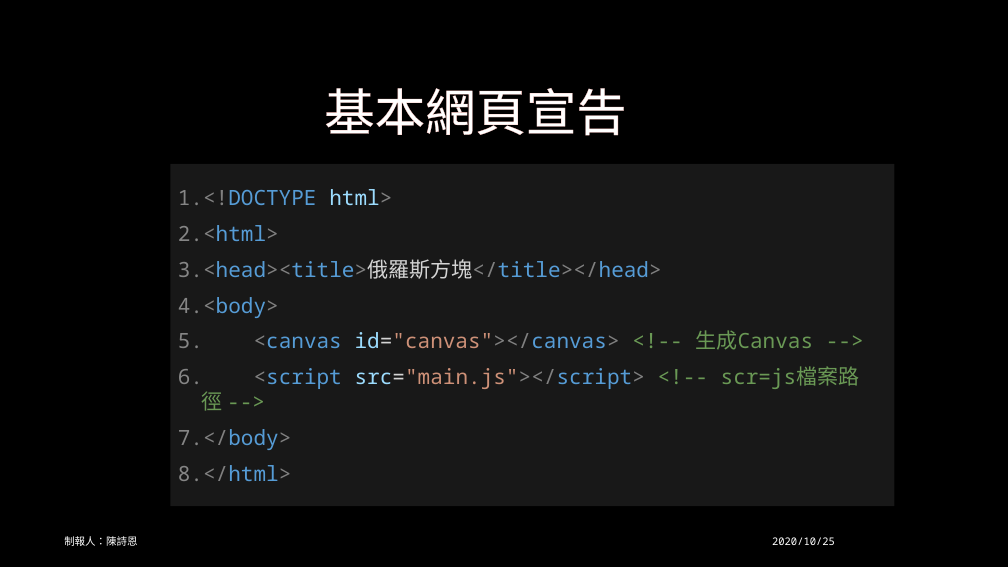
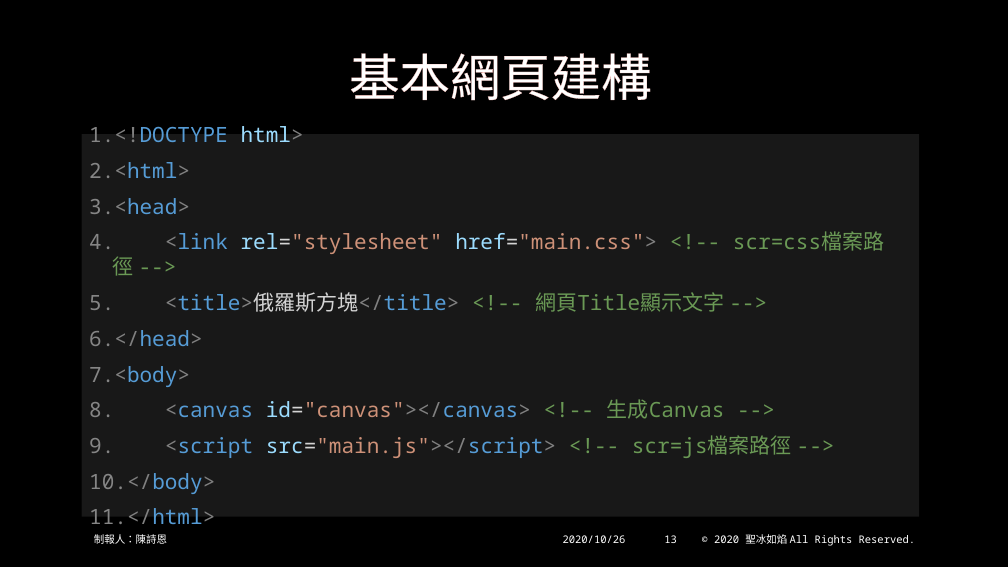
Before and after one commit to beenyan/RLSB, a slide deck: slide 13 of 俄羅斯方塊.pptx (slide 6 before the commit). Drawn at 1008x567 pixels with LibreOffice and Linux fonts; fonts in the diff are those of the drawing; background and template pictures are left out. Boxes give left, top, right and bottom in pixels: in the first picture for what was removed or moved away, otherwise in the second. Text is boxed around its words. In the diff, an @@ line names an element or a change of style, - is before the commit and + after.

```diff
--- a/俄羅斯方塊.pptx
+++ b/俄羅斯方塊.pptx
@@ title at box(349, 53, 651, 101): text changed @@
-基本網頁宣告
+基本網頁建構
@@ text "<!DOCTYPE html>": place and size @@
-text "<!DOCTYPE html>" at box(170, 164, 895, 507)
+text "<!DOCTYPE html>" at box(82, 134, 920, 516)
@@ text at box(89, 198, 885, 346): text changed; text colour #569CD6 to #6A9955 @@
-3. <head><title>俄羅斯方塊</title></head>
+3. <head>
+4. <link rel="stylesheet" href="main.css"> <!-- scr=css檔案路徑 -->
+5. <title>俄羅斯方塊</title> <!-- 網頁Title顯示文字 -->
+6. </head>
@@ text "制報人：陳詩恩": place and size @@
-text "制報人：陳詩恩" at box(64, 536, 137, 546)
+text "制報人：陳詩恩" at box(94, 534, 167, 544)
@@ text at box(563, 535, 626, 543): text changed @@
-2020/10/25
+2020/10/26
@@ page number added at box(664, 535, 677, 543), 10 pt, text #FFFFFF @@
+13
@@ text added at box(714, 534, 916, 546), 10 pt, text #FFFFFF @@
+© 2020 聖冰如焰 All Rights Reserved.
```
Also in this commit, not shown: 47 other slides changed, 40 slides added, 4 other files.
